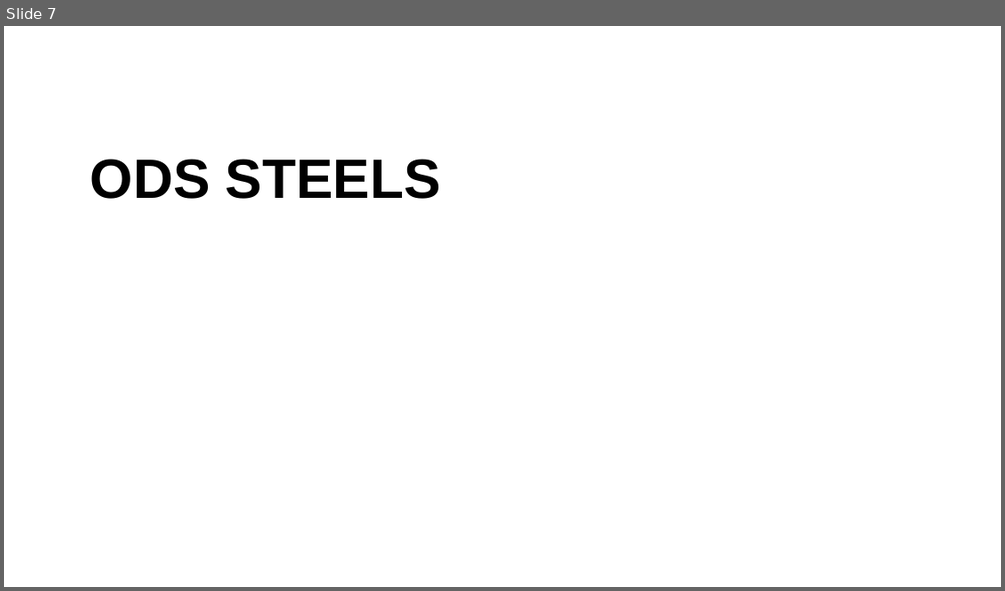
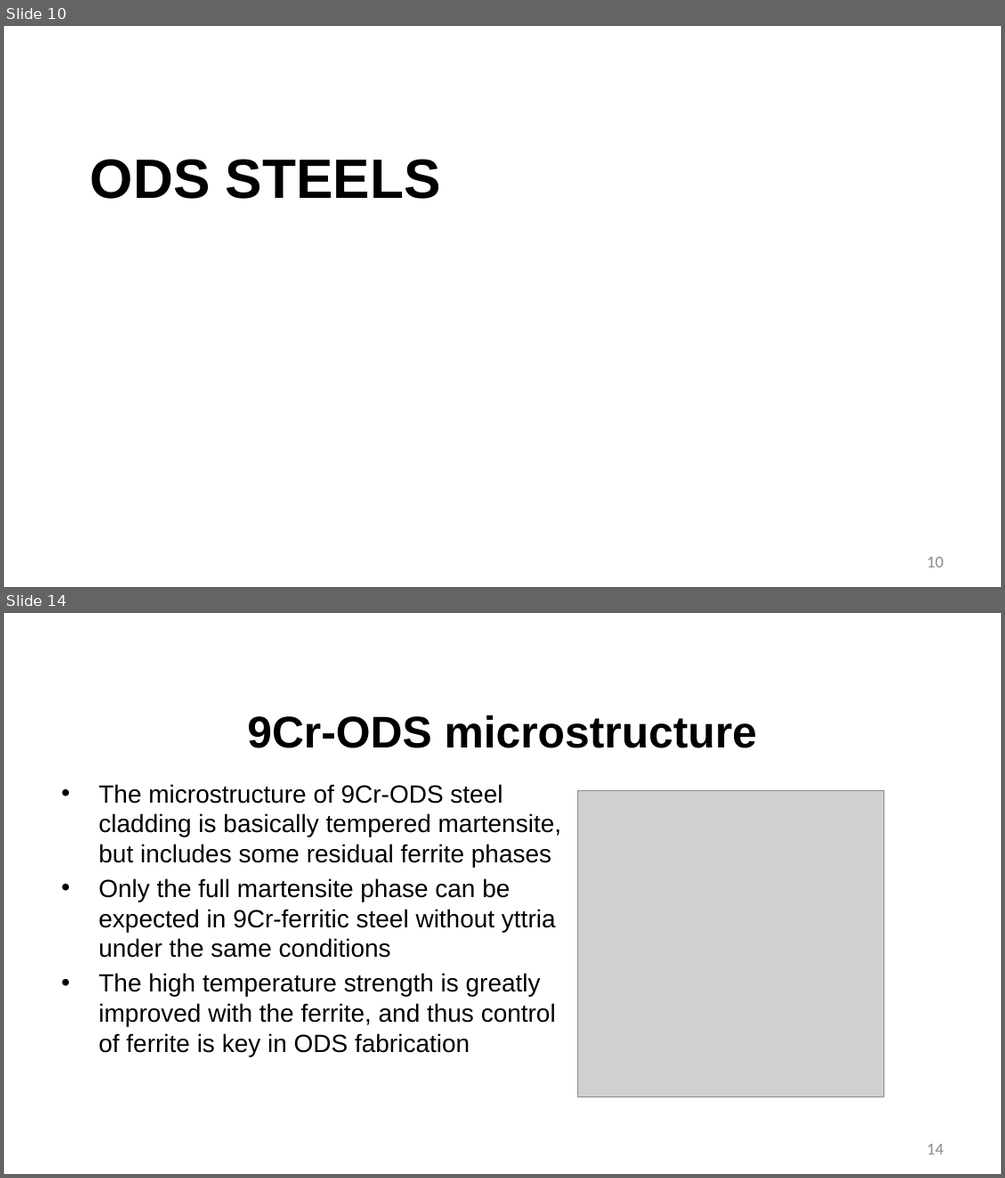
Before and after one commit to benbeeler/TEACHING, a slide deck: Advanced Reactor Materials/Lec21_AdvancedCladding.pptx. Shown one above the other, each under a label of ours: slide 7 before the commit, slides 10 and 14 after it; the slides between them are not shown. The pictures are 1005x591 and 1005x1178 pixels, drawn with LibreOffice and Linux fonts; fonts in the diff are those of the drawing; grey boxes stand for pictures; background and template pictures are left out. Boxes give left, top, right and bottom in pixels: in the first picture for what was removed or moved away, otherwise in the second. Text is boxed around its words. In the diff, an @@ line names an element or a change of style, - is before the commit and + after.

```diff
--- a/Advanced Reactor Materials/Lec21_AdvancedCladding.pptx
+++ b/Advanced Reactor Materials/Lec21_AdvancedCladding.pptx
@@ slide 14 added at <box>4,613,1001,1174</box>, background #FFFFFF @@
@@ title added at <box>247,715,757,748</box>, 42.7 pt, text #000000, bold @@
+9Cr-ODS microstructure
@@ text added at <box>98,784,561,1056</box>, 24 pt, text #000000 @@
+• The microstructure of 9Cr-ODS steel cladding is basically tempered martensite, but includes some residual ferrite phases
+• Only the full martensite phase can be expected in 9Cr-ferritic steel without yttria under the same conditions
+• The high temperature strength is greatly improved with the ferrite, and thus control of ferrite is key in ODS fabrication
@@ picture added at <box>577,791,884,1097</box> @@
@@ page number added at <box>927,1143,944,1154</box>, 16 pt, text #8C8C8C @@
+14
@@ what was slide 7 is now slide 10 @@
@@ slide 10 changed as well @@
@@ page number added at <box>927,556,944,567</box>, 16 pt, text #8C8C8C @@
+10
```
Also in this commit, not shown: 6 other slides changed, 10 other slides added, 1 slide removed.
